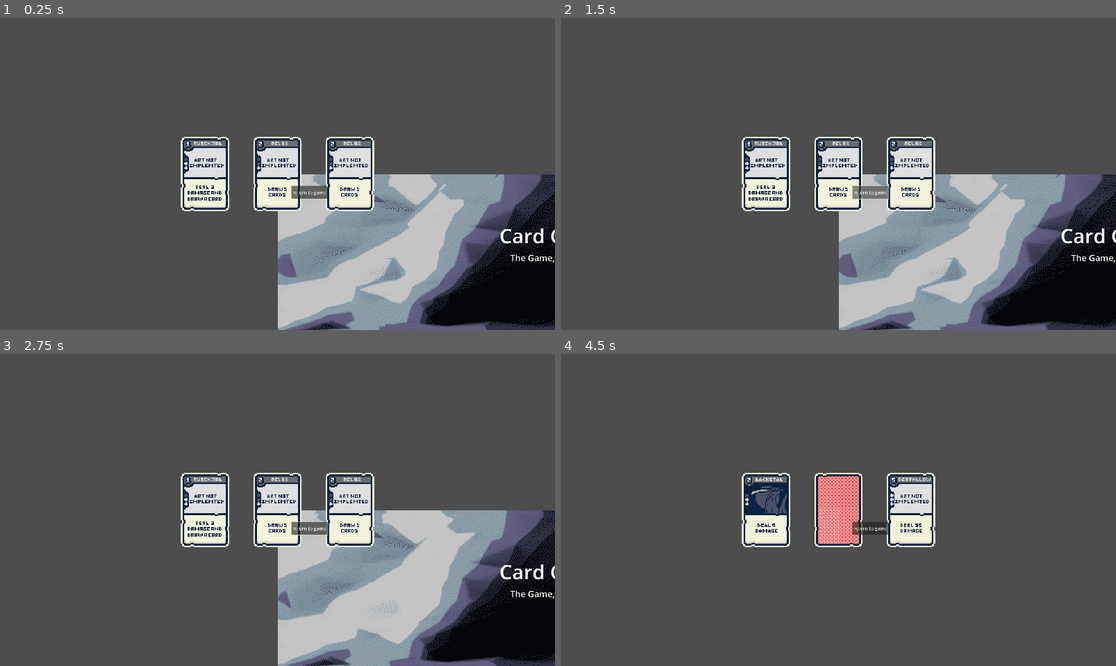
Above: before the commit, frames 1-4 (two rows, left to right).
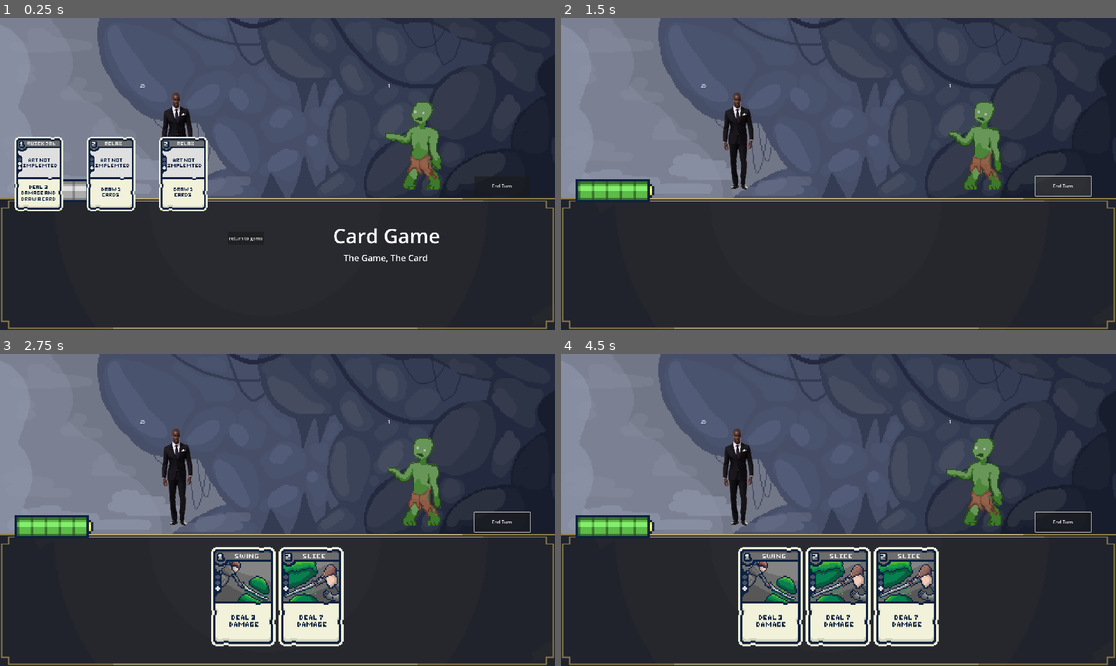
Above: after the commit, the same moments.

Repository: Fredeblok0912/Card_game
Game: Godot game, scene res://main_scene.tscn
Two runs of this game, one before a commit and one after it. Both use one fixed random seed, a clock stepped at 60 frames per second and the inputs below. This scene is started directly instead of the project's main scene.
Inputs (mouse positions are in pixels of both pictures, inside the frame that each line leads up to):
- Up to frame 1 (0.25 s): no input
- Up to frame 2 (1.5 s): click "return to game" at 0.5 s; click "return to game" (after the commit: "End Turn") at 1.25 s
- Up to frame 3 (2.75 s): move the mouse to (205, 510) at 2.02 s; hold Up (ui_up) from 2.03 s (still down); click (205, 510) at 2.17 s
- Up to frame 4 (4.5 s): move the mouse to (838, 510) at 2.77 s; release Up (ui_up) at 2.78 s; hold Down (ui_down) 2.78-3.53 s; click (838, 510) at 2.92 s; move the mouse to (910, 510) at 3.52 s; hold Up (ui_up) from 3.53 s (still down); click (910, 510) at 3.67 s; move the mouse to (1005, 597) at 4.27 s; click (1005, 597) at 4.42 s

The runs differ from the first frame. In frame 1, 90% of the frame differs, in the area x 0-100%, y 0-100%; in frame 2, 91%; in frame 3, 91%; in frame 4, 91%.
Error after the commit: Invalid access to property or key '<null>' on a base object of type 'Array'. (res://Enemycode.gd:62)

Commit message:
text commit

Diff:
--- a/game.tscn
+++ b/game.tscn
@@ -1,7 +1,4 @@
-
-[gd_scene load_steps=45 format=3 uid="uid://dtcpvgfsi2cpv"]
 [gd_scene load_steps=43 format=3 uid="uid://dtcpvgfsi2cpv"]
-
 
 [ext_resource type="Script" uid="uid://lhlamou0ygmt" path="res://game.gd" id="1_e2o6t"]
 [ext_resource type="Script" uid="uid://bd08kuho0r3mb" path="res://Cardlist.gd" id="1_feb5d"]
@@ -27,9 +24,6 @@
 [ext_resource type="Script" uid="uid://vp51ded4iwdj" path="res://enemy_sprites.gd" id="21_hb5m1"]
 [ext_resource type="Script" uid="uid://cr38awxe7fkwr" path="res://Enemy_health_text.gd" id="22_qhcbd"]
 [ext_resource type="Script" uid="uid://crxyguefblvk5" path="res://Enemy_shield_text.gd" id="23_f1jbl"]
-[ext_resource type="Script" uid="uid://bfu00exqvq57v" path="res://enemy_attack_text.gd" id="24_f1jbl"]
-[ext_resource type="Script" uid="uid://b1mmwmr6x1suf" path="res://enemy_shield_gain_text.gd" id="25_i2p71"]
-[ext_resource type="Script" uid="uid://b1i7rtk3hr1rm" path="res://enemy_heal_text.gd" id="26_xa8c5"]
 
 [sub_resource type="AtlasTexture" id="AtlasTexture_boyg6"]
 atlas = ExtResource("9_iotsf")
@@ -284,45 +278,4 @@
 script = ExtResource("23_f1jbl")
 metadata/_edit_use_anchors_ = true
 
-[node name="Enemy_intent_display" type="Node2D" parent="Characters/Enemy"]
-
-[node name="Enemy Attack Text" type="RichTextLabel" parent="Characters/Enemy/Enemy_intent_display"]
-offset_left = 881.0
-offset_top = -160.0
-offset_right = 921.0
-offset_bottom = -120.0
-script = ExtResource("24_f1jbl")
-metadata/_edit_use_anchors_ = true
-
-[node name="Enemy Attack Symbol" type="Sprite2D" parent="Characters/Enemy/Enemy_intent_display"]
-position = Vector2(881, -160)
-
-[node name="Enemy Shield Text" type="RichTextLabel" parent="Characters/Enemy/Enemy_intent_display"]
-offset_left = 881.0
-offset_top = -97.0
-offset_right = 921.0
-offset_bottom = -57.0
-script = ExtResource("25_i2p71")
-metadata/_edit_use_anchors_ = true
-
-[node name="Enemy Shield Symbol" type="Sprite2D" parent="Characters/Enemy/Enemy_intent_display"]
-position = Vector2(881, -97)
-
-[node name="Enemy Heal Text" type="RichTextLabel" parent="Characters/Enemy/Enemy_intent_display"]
-offset_left = 881.0
-offset_top = -31.0
-offset_right = 921.0
-offset_bottom = 9.0
-script = ExtResource("26_xa8c5")
-
-[node name="Enemy Heal Symbol" type="Sprite2D" parent="Characters/Enemy/Enemy_intent_display"]
-position = Vector2(881, -31)
-
-[node name="Button" type="Button" parent="."]
-offset_left = 1257.0
-offset_top = 8.0
-offset_right = 1450.0
-offset_bottom = 76.0
-text = "End Turn"
-
 [connection signal="pressed" from="Button" to="." method="_on_button_pressed"]
--- a/shop.gd
+++ b/shop.gd
@@ -4,7 +4,7 @@
 	display_cards()
 
 func buy_cards(card_id, price):
-	Cardlist.current_decklist.append(card_id)
+	Cardlist.decklist.append(card_id)
 	player.money -= price
 
 
@@ -85,3 +85,7 @@
 		)
 
 		$Cards.add_child(card)
+
+
+func _on_button_pressed() -> void:
+	get_tree().change_scene_to_file("res://game.tscn")
--- a/shop.tscn
+++ b/shop.tscn
@@ -10,8 +10,10 @@
 [node name="Camera2D" type="Camera2D" parent="Cards"]
 
 [node name="Button" type="Button" parent="."]
-offset_left = 48.0
-offset_top = 41.0
-offset_right = 144.0
-offset_bottom = 86.0
+offset_left = 404.0
+offset_top = 200.0
+offset_right = 529.0
+offset_bottom = 245.0
 text = "return to game"
+
+[connection signal="pressed" from="Button" to="." method="_on_button_pressed"]
